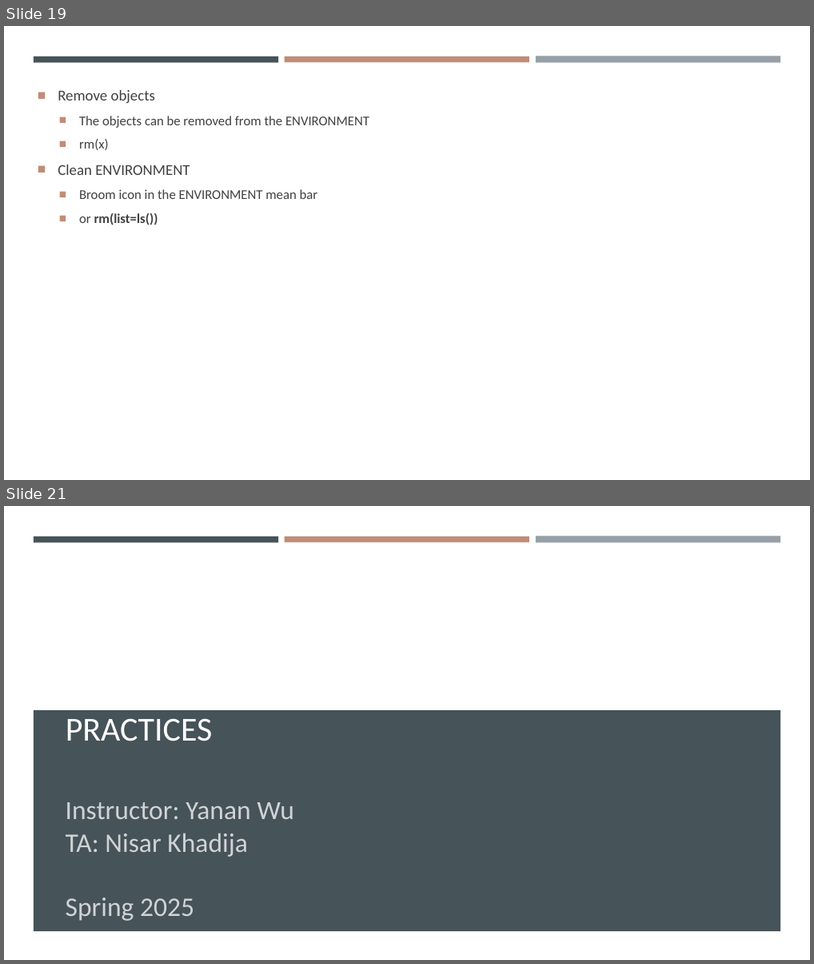
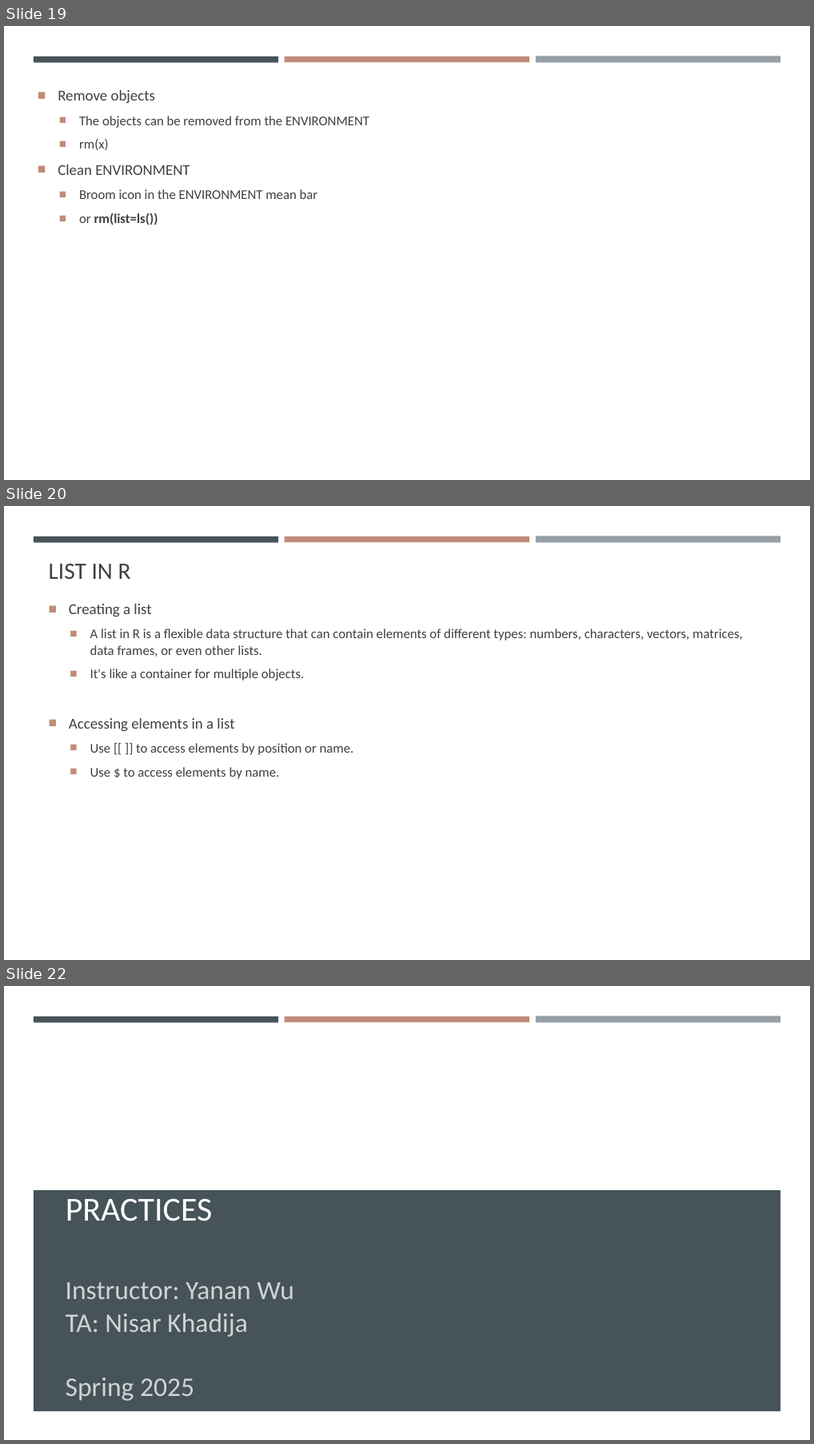
Before and after one commit to gisynw/geog-247, a slide deck: docs/Lectures/Week01/Week01_Intro.pptx. Shown one above the other, each under a label of ours: slides 19 and 21 before the commit, slides 19, 20 and 22 after it; the slides between them are not shown. The pictures are 814x964 and 814x1444 pixels, drawn with LibreOffice and Linux fonts; fonts in the diff are those of the drawing; background and template pictures are left out. Boxes give left, top, right and bottom in pixels: in the first picture for what was removed or moved away, otherwise in the second. Text is boxed around its words. In the diff, an @@ line names an element or a change of style, - is before the commit and + after.

```diff
--- a/docs/Lectures/Week01/Week01_Intro.pptx
+++ b/docs/Lectures/Week01/Week01_Intro.pptx
@@ slide 20 added at box(4, 506, 810, 960), background #FFFFFF; not listed: 3 template elements that a slide beside it also shows @@
@@ title added at box(49, 564, 131, 579), 28 pt, text #404040 @@
+LIST IN R
@@ text added at box(69, 604, 743, 779), 16 pt, text #404040 @@
+■ Creating a list
+  ■ A list in R is a flexible data structure that can contain elements of different types: numbers, characters, vectors, matrices, data frames, or even other lists.
+  ■ It's like a container for multiple objects.
+■ Accessing elements in a list
+  ■ Use [[ ]] to access elements by position or name.
+  ■ Use $ to access elements by name.
@@ what was slide 21 is now slide 22 @@
```
Also in this commit, not shown: 6 slides changed, 1 other slide added, 1 slide removed, 12 other files.
